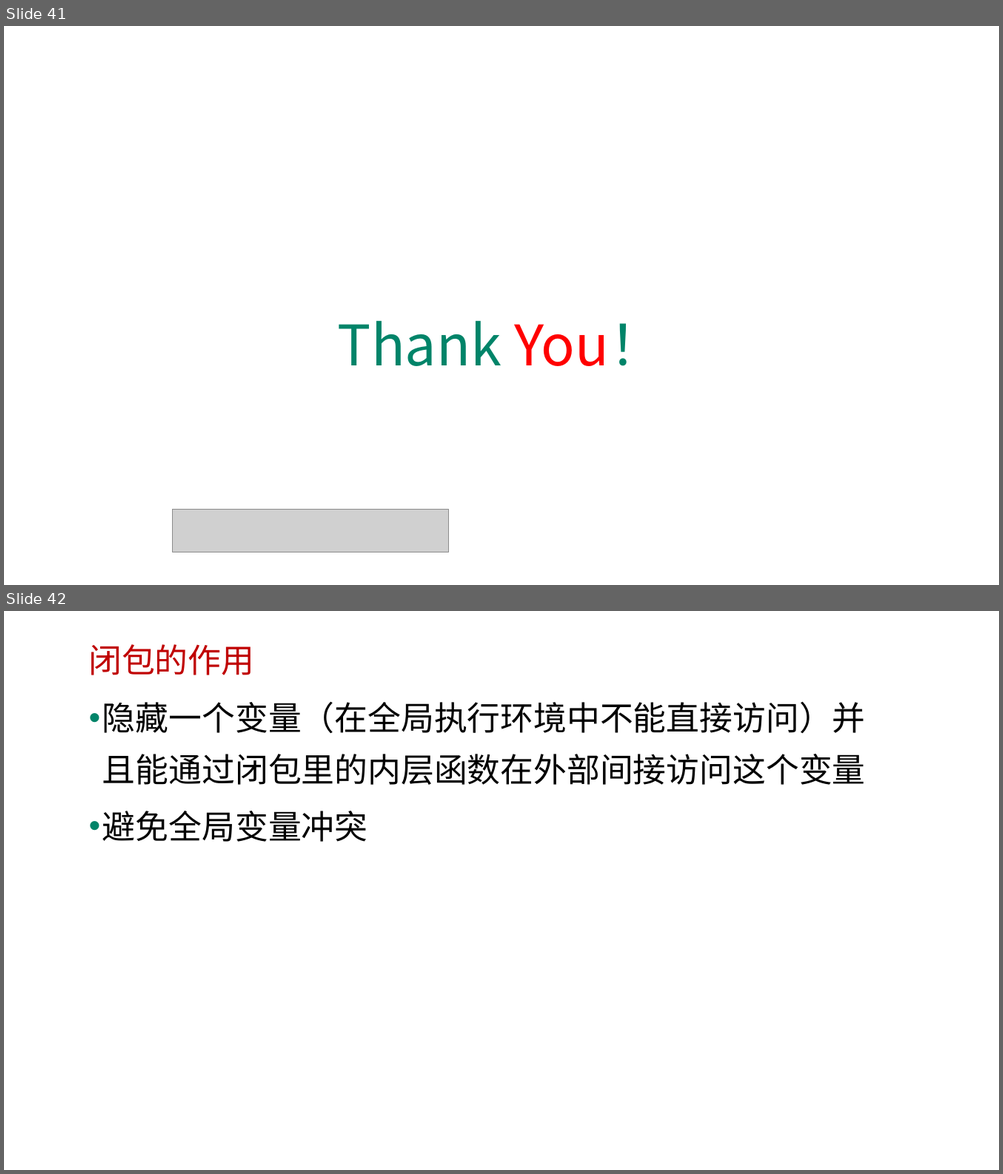
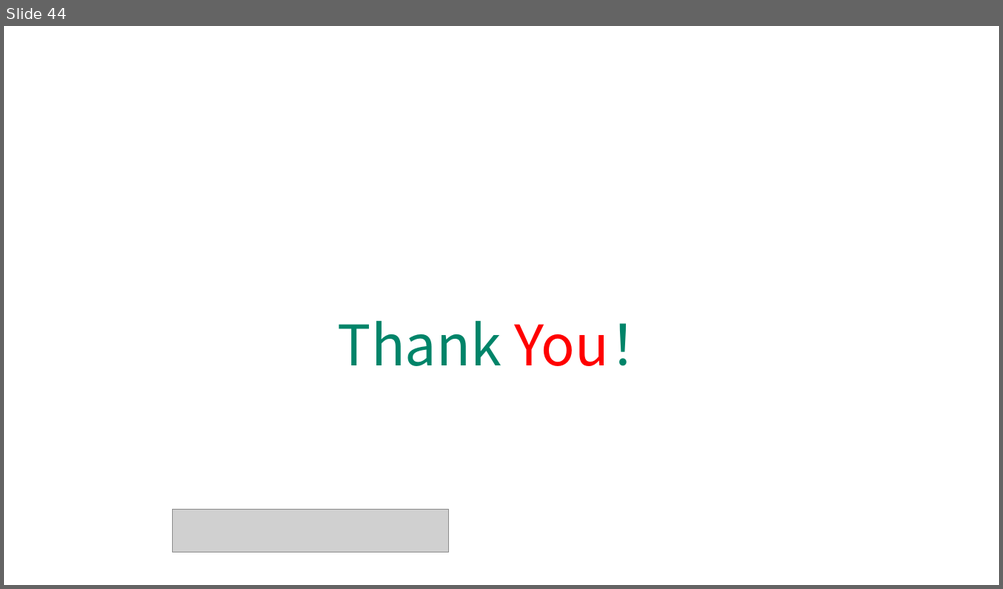
Before and after one commit to edu2act/course-javascript-advanced, a slide deck: 课程PPT/05.JavaScript函数进阶二.pptx. Shown one above the other, each under a label of ours: slides 41 and 42 before the commit, slide 44 after it. The pictures are 1003x1174 and 1003x589 pixels, drawn with LibreOffice and Linux fonts; fonts in the diff are those of the drawing; grey boxes stand for pictures; background and template pictures are left out. Boxes give left, top, right and bottom in pixels: in the first picture for what was removed or moved away, otherwise in the second. Text is boxed around its words. In the diff, an @@ line names an element or a change of style, - is before the commit and + after.

```diff
--- a/课程PPT/05.JavaScript函数进阶二.pptx
+++ b/课程PPT/05.JavaScript函数进阶二.pptx
@@ slide 42 removed at (x1=4, y1=611, x2=999, y2=1170), background picture (left out) @@
@@ text removed at (x1=88, y1=644, x2=254, y2=675) @@
-闭包的作用
@@ text removed at (x1=102, y1=701, x2=865, y2=842) @@
-• 隐藏一个变量（在全局执行环境中不能直接访问）并且能通过闭包里的内层函数在外部间接访问这个变量
-• 避免全局变量冲突
@@ what was slide 41 is now slide 44 @@
```
Also in this commit, not shown: 7 slides changed, 5 slides added, 14 other slides removed, 8 other files.
